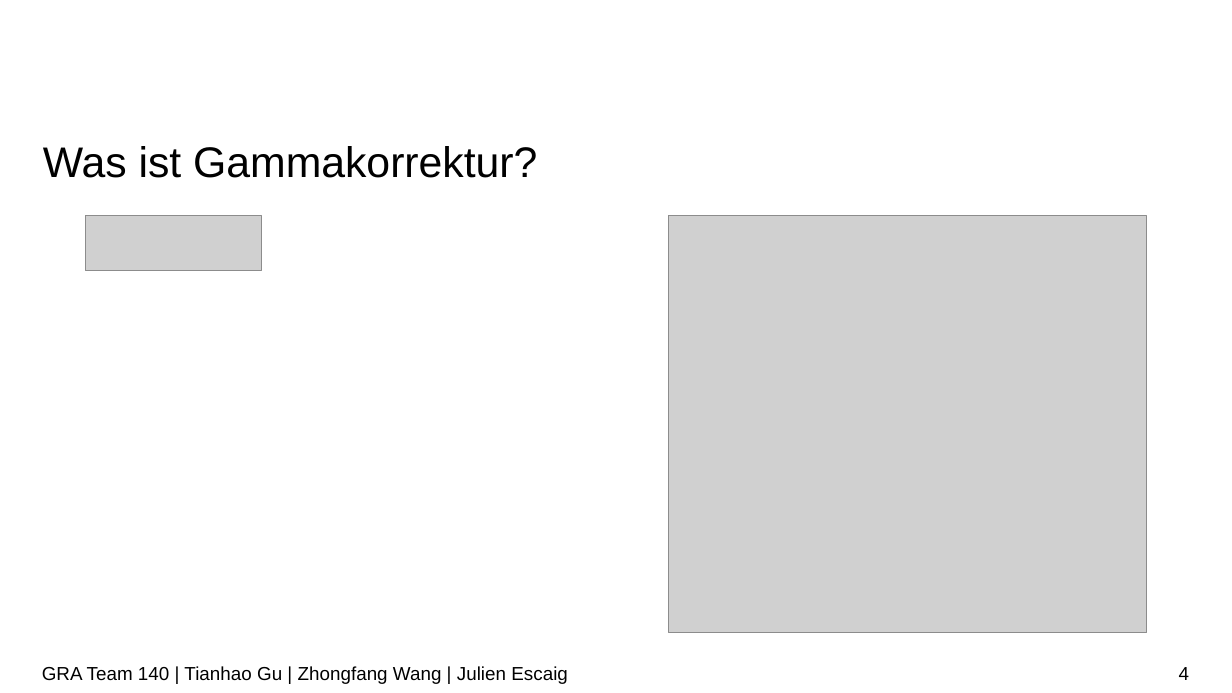
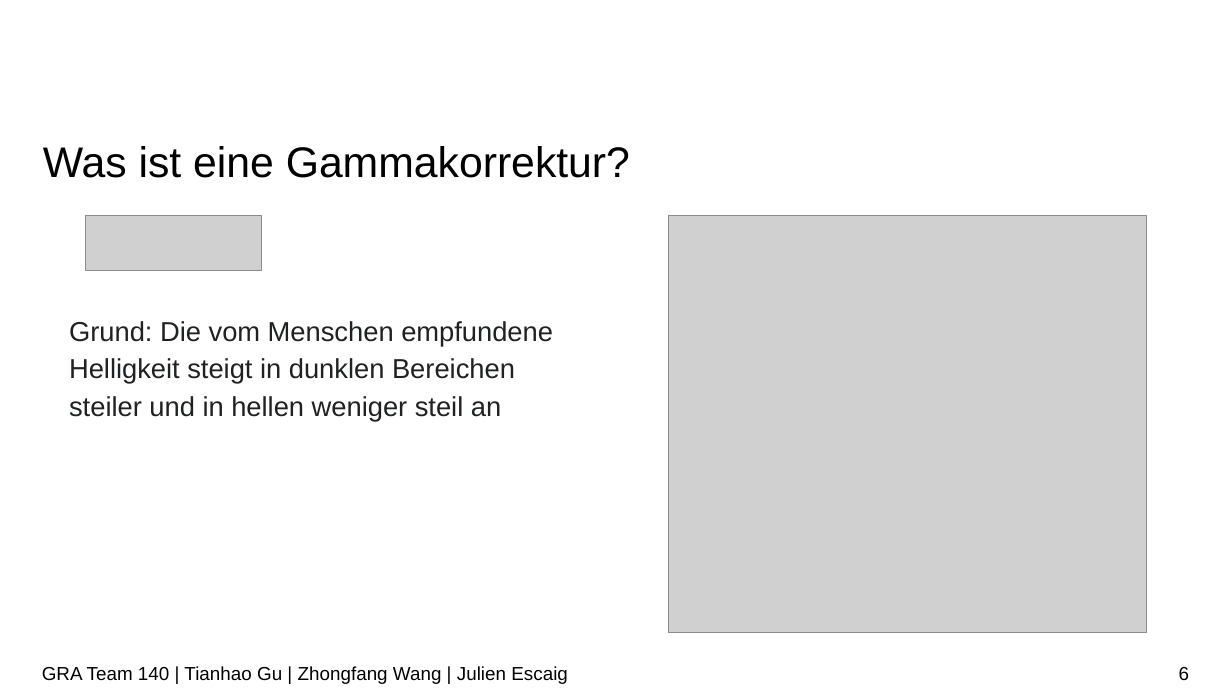
Before and after one commit to tianhaogutum/1, a slide deck: slide 6 of Vortrag/Vortrag.pptx (slide 4 before the commit). Drawn at 1232x693 pixels with LibreOffice and Linux fonts; fonts in the diff are those of the drawing; grey boxes stand for pictures; background and template pictures are left out. Boxes give left, top, right and bottom in pixels: in the first picture for what was removed or moved away, otherwise in the second. Text is boxed around its words. In the diff, an @@ line names an element or a change of style, - is before the commit and + after.

```diff
--- a/Vortrag/Vortrag.pptx
+++ b/Vortrag/Vortrag.pptx
@@ title at <box>43,146,630,178</box>: text changed @@
-Was ist Gammakorrektur?
+Was ist eine Gammakorrektur?
@@ text added at <box>69,321,553,421</box>, 16 pt, text #202122 @@
+Grund: Die vom Menschen empfundene Helligkeit steigt in dunklen Bereichen steiler und in hellen weniger steil an
@@ page number at <box>1179,667,1189,680</box>: text changed @@
-4
+6
```
Also in this commit, not shown: 10 other slides changed, 5 slides added, 6 slides removed, 5 other files.
